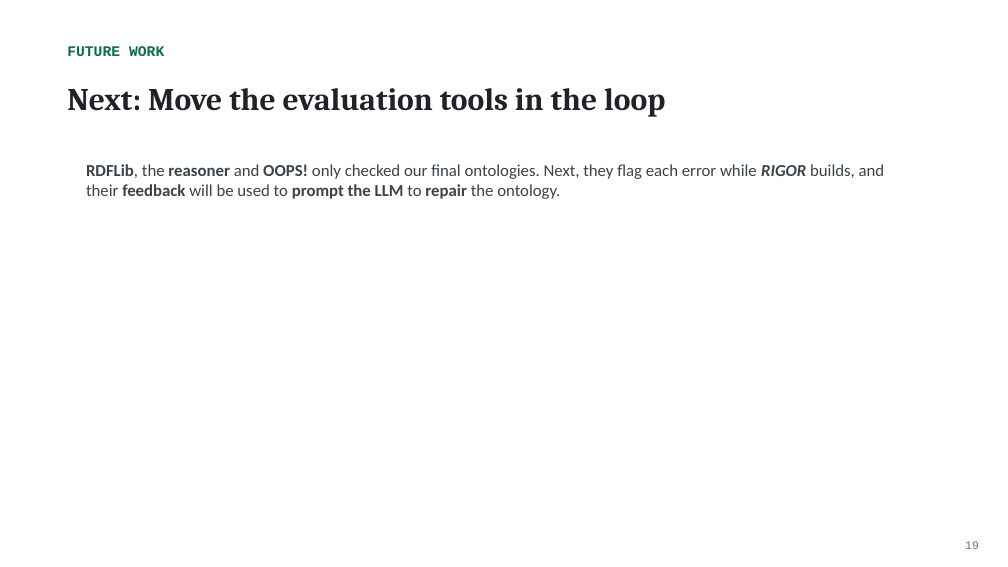
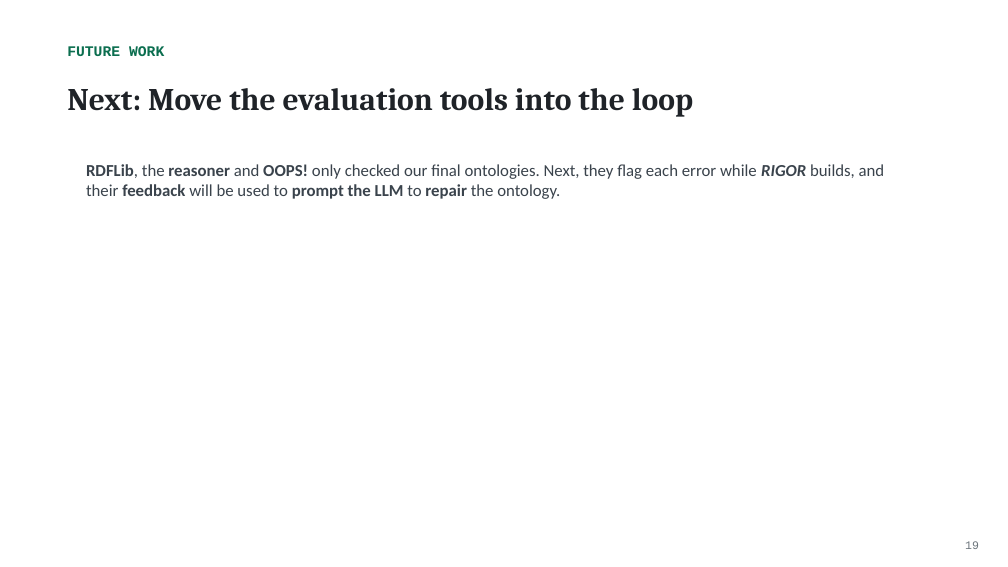
Before and after one commit to NadeenAhmad/rigor_private, a slide deck: slide 42 of presentation/RIGOR_ISWC2026_final.pptx. Drawn at 1008x567 pixels with LibreOffice and Linux fonts; fonts in the diff are those of the drawing. Boxes give left, top, right and bottom in pixels: in the first picture for what was removed or moved away, otherwise in the second. Text is boxed around its words. In the diff, an @@ line names an element or a change of style, - is before the commit and + after.

```diff
--- a/presentation/RIGOR_ISWC2026_final.pptx
+++ b/presentation/RIGOR_ISWC2026_final.pptx
@@ text at (67, 88, 693, 117): text changed @@
-Next: Move the evaluation tools in the loop
+Next: Move the evaluation tools into the loop
```
Also in this commit, not shown: 13 other slides changed, 5 other files.
